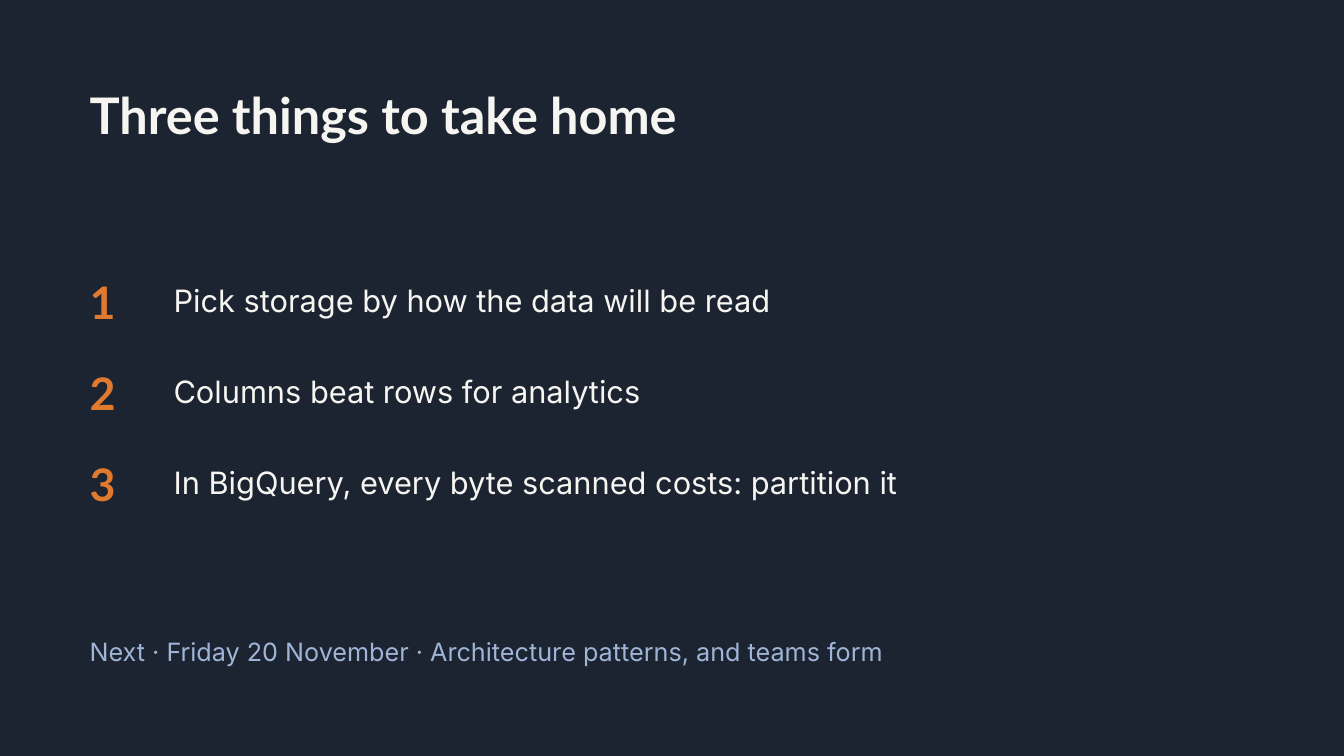
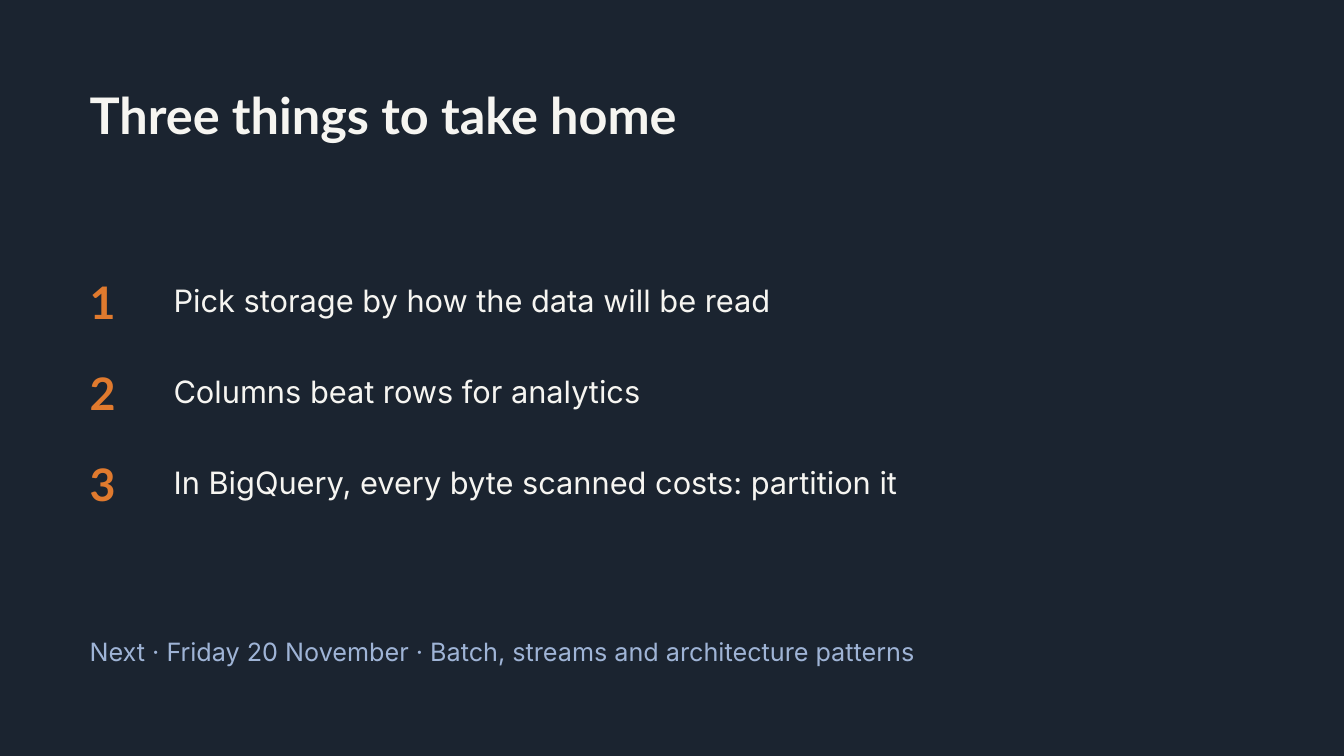
Before and after one commit to sham100768/cloud-computing-srh, a slide deck: slide 14 of sessions/02-storing-data-in-the-cloud/slides/session-02-storing-data-in-the-cloud.pptx. Drawn at 1344x756 pixels with LibreOffice and Linux fonts; fonts in the diff are those of the drawing. Boxes give left, top, right and bottom in pixels: in the first picture for what was removed or moved away, otherwise in the second. Text is boxed around its words. In the diff, an @@ line names an element or a change of style, - is before the commit and + after.

```diff
--- a/sessions/02-storing-data-in-the-cloud/slides/session-02-storing-data-in-the-cloud.pptx
+++ b/sessions/02-storing-data-in-the-cloud/slides/session-02-storing-data-in-the-cloud.pptx
@@ text at [90,642,915,666]: text changed @@
-Next · Friday 20 November · Architecture patterns, and teams form
+Next · Friday 20 November · Batch, streams and architecture patterns
```
